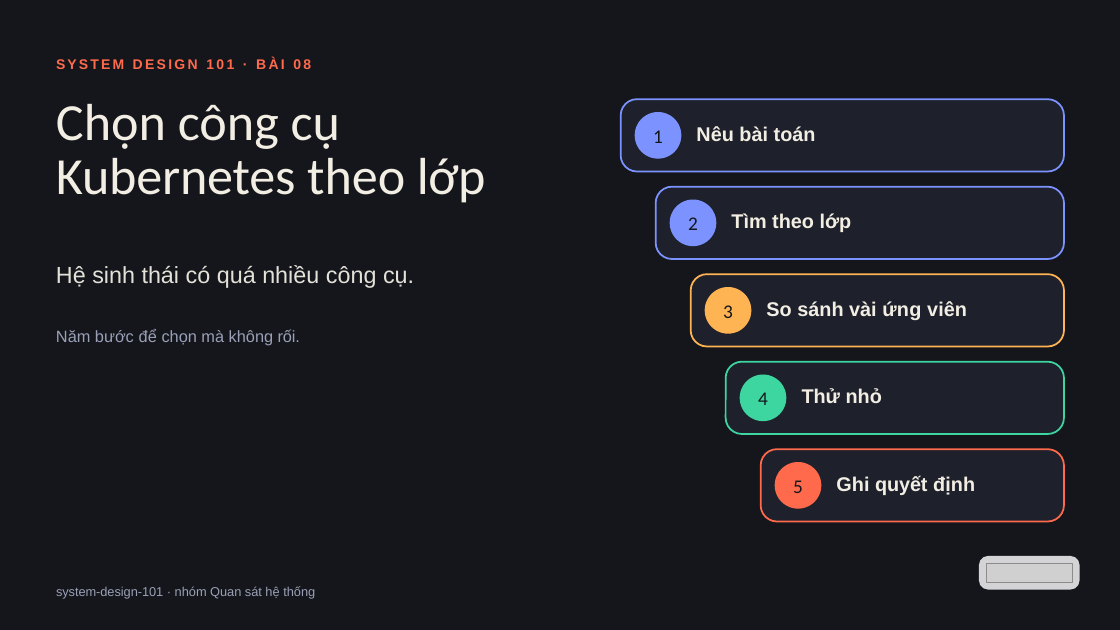
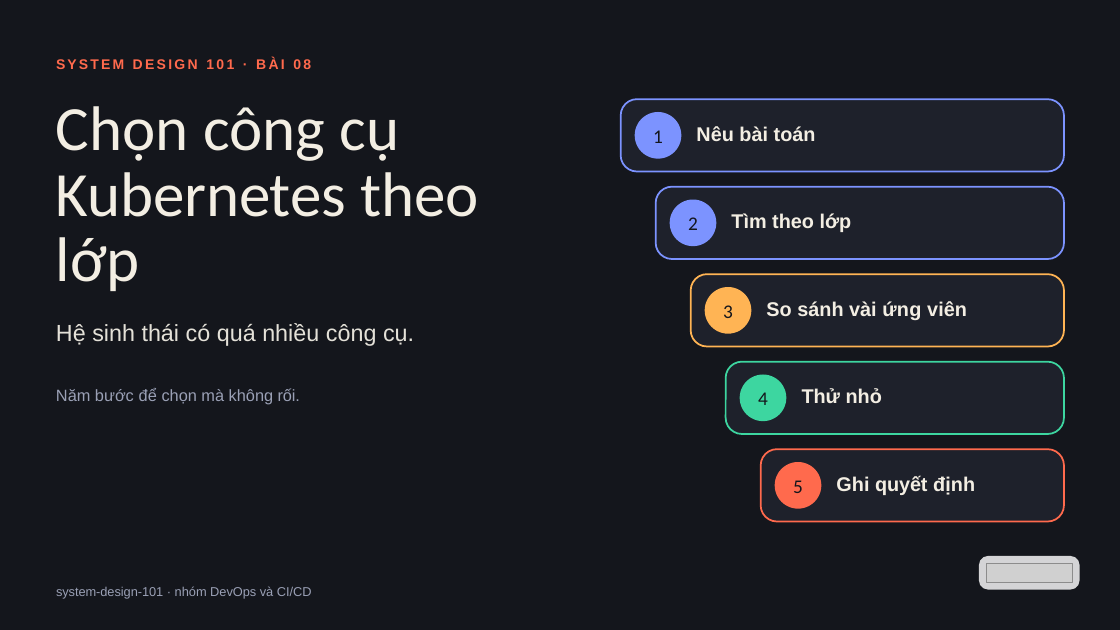
Before and after one commit to vohoailinh90/tool-marketing-studio, a slide deck: slide 1 of system-design-101/vi/lessons/sd-13-008/slides/sd-13-008.pptx. Drawn at 1120x630 pixels with LibreOffice and Linux fonts; fonts in the diff are those of the drawing; grey boxes stand for pictures. Boxes give left, top, right and bottom in pixels: in the first picture for what was removed or moved away, otherwise in the second. Text is boxed around its words. In the diff, an @@ line names an element or a change of style, - is before the commit and + after.

```diff
--- a/system-design-101/vi/lessons/sd-13-008/slides/sd-13-008.pptx
+++ b/system-design-101/vi/lessons/sd-13-008/slides/sd-13-008.pptx
@@ text "Chọn công cụ Kubernetes theo ..." at box(56, 106, 479, 291): size 67 to 81 pt; letter spacing -0.2 to -0.3 pt in "Kubernetes"; letter spacing -0.4 to -0.5 pt in "lớp"; line spacing 69.7pt to 84.2pt @@
@@ text "Hệ sinh thái có quá ...": place and size @@
-text "Hệ sinh thái có quá ..." at box(56, 265, 414, 288)
+text "Hệ sinh thái có quá ..." at box(56, 323, 414, 346)
@@ text "Năm bước để chọn mà ...": place and size @@
-text "Năm bước để chọn mà ..." at box(56, 329, 300, 346)
+text "Năm bước để chọn mà ..." at box(56, 388, 300, 405)
@@ text at box(56, 586, 312, 599): text changed @@
-system-design-101 · nhóm Quan sát hệ thống
+system-design-101 · nhóm DevOps và CI/CD
```
Also in this commit, not shown: 2 other slides changed, 4 other files.
